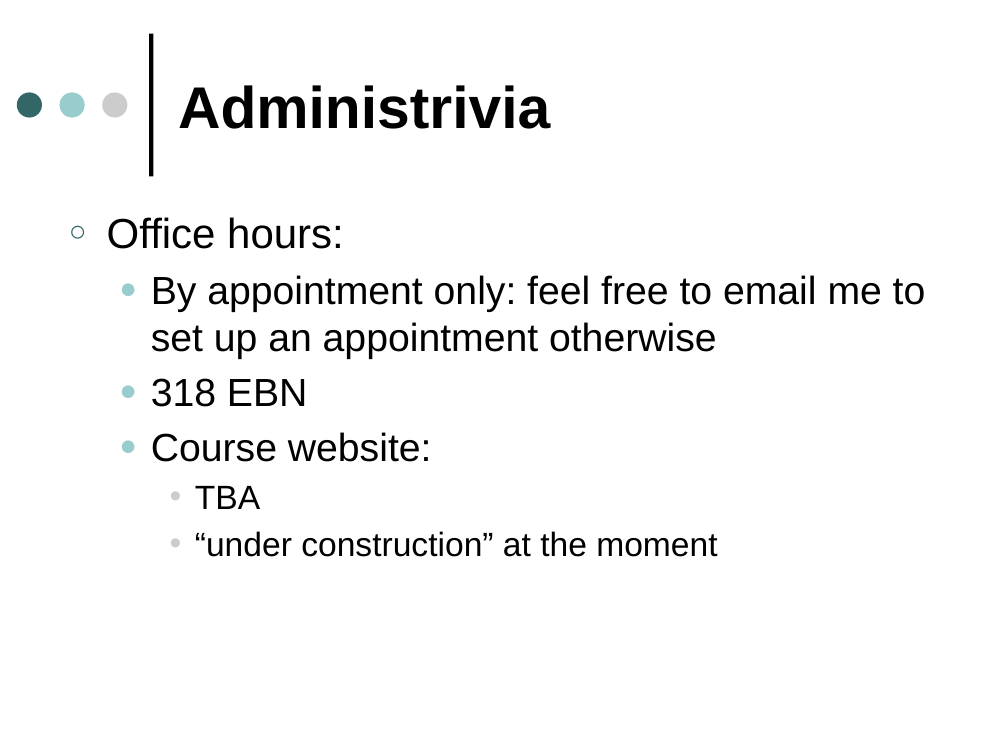
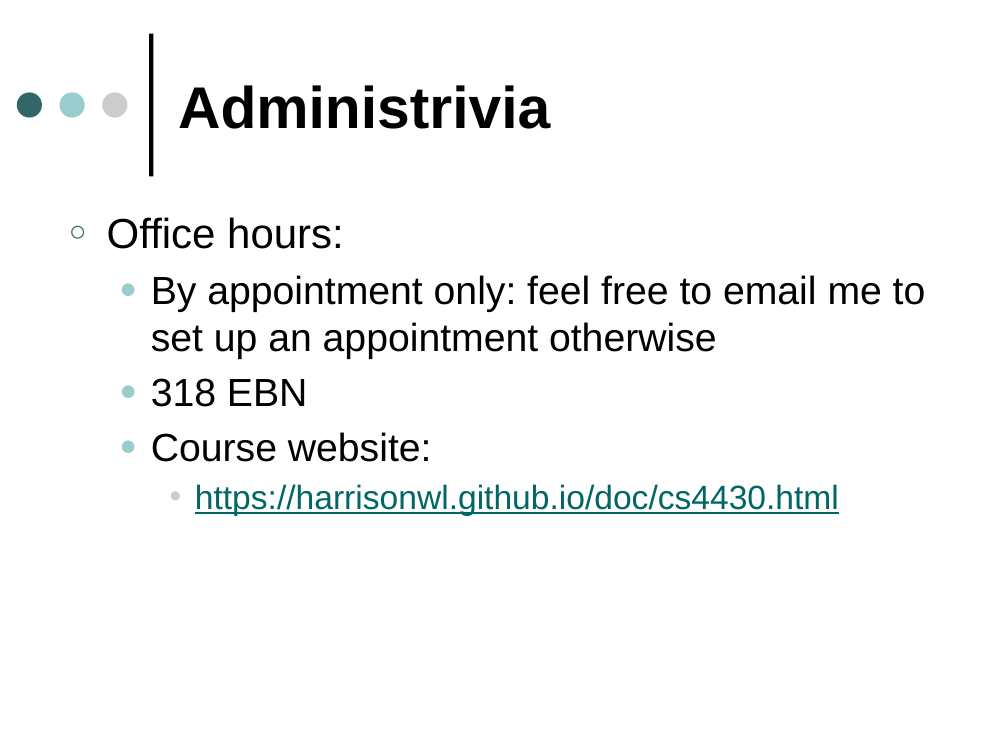
Before and after one commit to harrisonwl/harrisonwl.github.io, a slide deck: slide 2 of assets/courses/compilers/spring2017/slides/Introduction.pptx. Drawn at 1008x756 pixels with LibreOffice and Linux fonts; fonts in the diff are those of the drawing. Boxes give left, top, right and bottom in pixels: in the first picture for what was removed or moved away, otherwise in the second. Text is boxed around its words. In the diff, an @@ line names an element or a change of style, - is before the commit and + after.

```diff
--- a/assets/courses/compilers/spring2017/slides/Introduction.pptx
+++ b/assets/courses/compilers/spring2017/slides/Introduction.pptx
@@ text at <box>195,484,839,516</box>: text changed; text colour #000000 to #006666 @@
-    • TBA
-    • “under construction” at the moment
+    • https://harrisonwl.github.io/doc/cs4430.html
```
Also in this commit, not shown: 10 other files.
